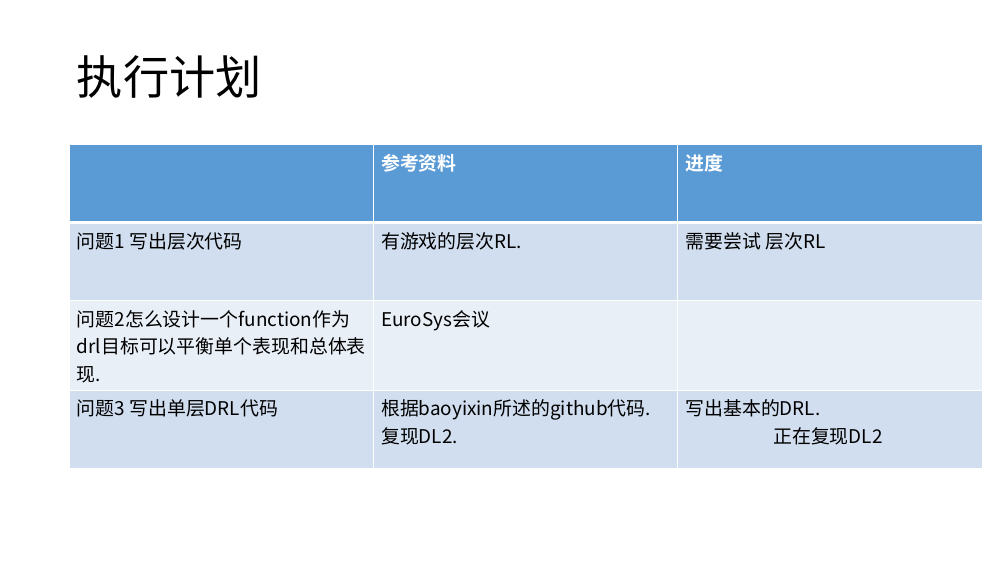
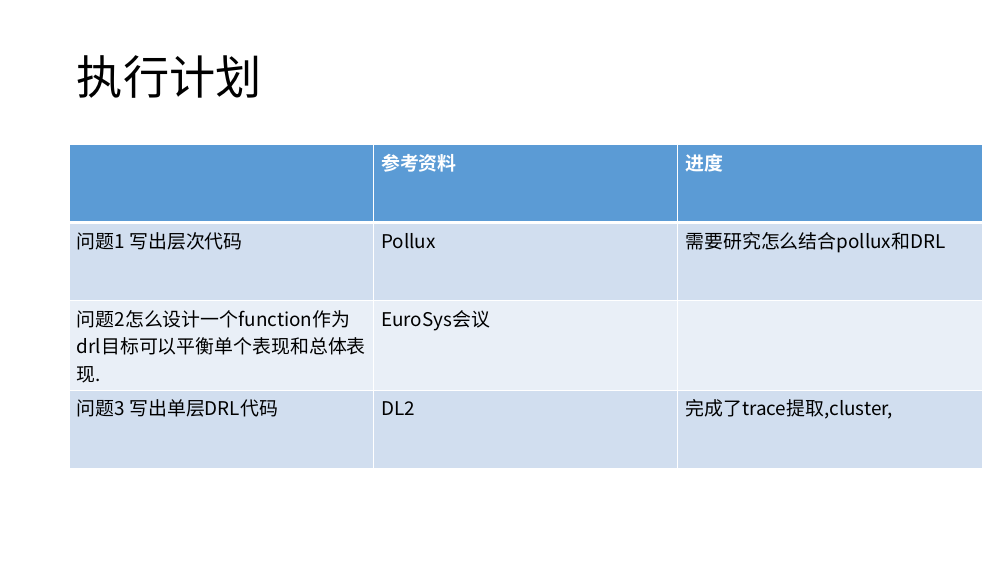
Before and after one commit to LukeLIN-web/distrubuted-ML-system, a slide deck: slide 11 of week report/8.18 report.pptx. Drawn at 1008x567 pixels with LibreOffice and Linux fonts; fonts in the diff are those of the drawing. Boxes give left, top, right and bottom in pixels: in the first picture for what was removed or moved away, otherwise in the second. Text is boxed around its words. In the diff, an @@ line names an element or a change of style, - is before the commit and + after.

```diff
--- a/week report/8.18 report.pptx
+++ b/week report/8.18 report.pptx
@@ table at (70, 145, 984, 458) @@
-row 2, column 2: 有游戏的层次RL.
+row 2, column 2: Pollux
-row 2, column 3: 需要尝试 层次RL
+row 2, column 3: 需要研究怎么结合pollux和DRL
-row 4, column 2: 根据baoyixin所述的github代码. / 复现DL2.
+row 4, column 2: DL2
-row 4, column 3: 写出基本的DRL. / 正在复现DL2
+row 4, column 3: 完成了trace提取,cluster,
```
Also in this commit, not shown: 3 other files.
